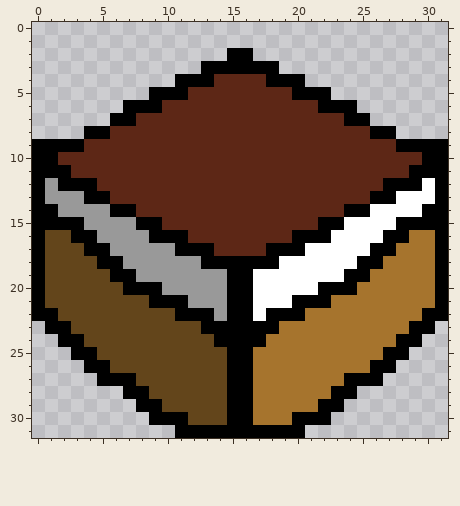
One commit to this pixel-art sprite: Assets/sprites/level1/isometric_box.png. Above: the version before the commit.
The file is 256x256 pixels, drawn in blocks of 8x8; one block is one cell here.
Once edited:
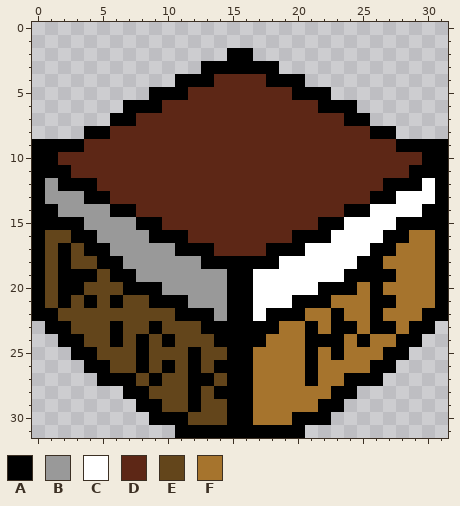
Palette (. is transparent): A #000000  B #999999  C #ffffff  D #5d2716  E #63451b  F #a6742d
Change:
y 17..18: x 2 E -> A
y 19: x 2..4 EEE -> AAA; x 26..27 FF -> AA
y 20: x 2..3 EE -> AA; x 26 F -> A
y 21: x 2 E -> A; x 4 E -> A; x 6 E -> A; x 26..27 FF -> AA
y 22: x 23 F -> A; x 26 F -> A
y 23: x 6 E -> A; x 9 E -> A; x 21 F -> A; x 23..24 FF -> AA; x 26..27 FF -> AA
y 24: x 6 E -> A; x 8 E -> A; x 10 E -> A; x 21..23 FFF -> AAA; x 25 F -> A
y 25: x 8 E -> A; x 12 E -> A; x 21 F -> A; x 23 F -> A
y 26: x 8 E -> A; x 10 E -> A; x 12 E -> A; x 14 E -> A; x 21 F -> A
y 27: x 9 E -> A; x 12..13 EE -> AA; x 21 F -> A
y 28: x 12 E -> A; x 14 E -> A
y 29: x 12 E -> A
Boxes around the changes in both pictures, in picture pixels (x1, y1, x2, y2):
changed: (58, 243, 227, 412)
changed: (305, 269, 396, 386)
